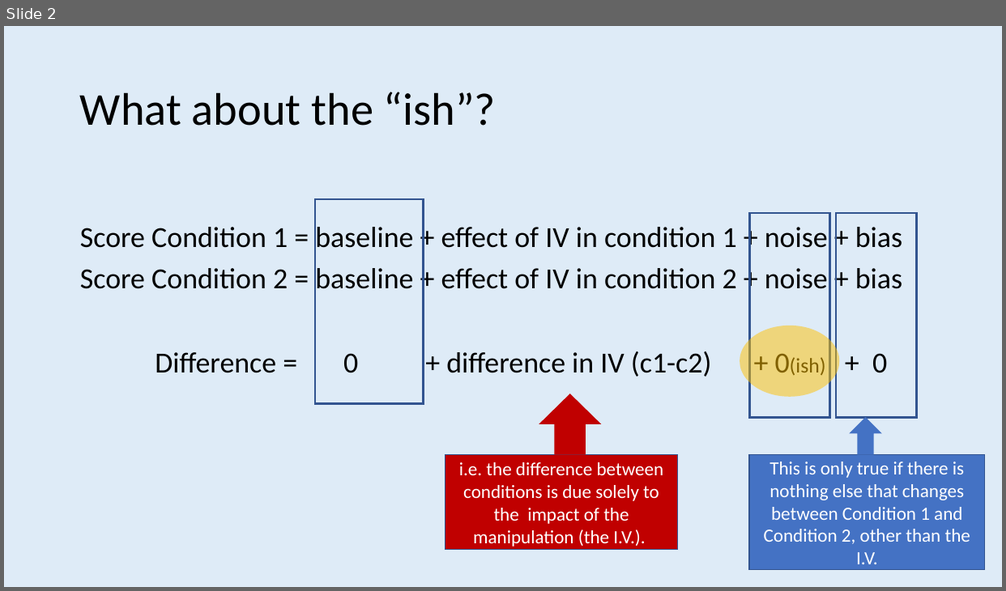
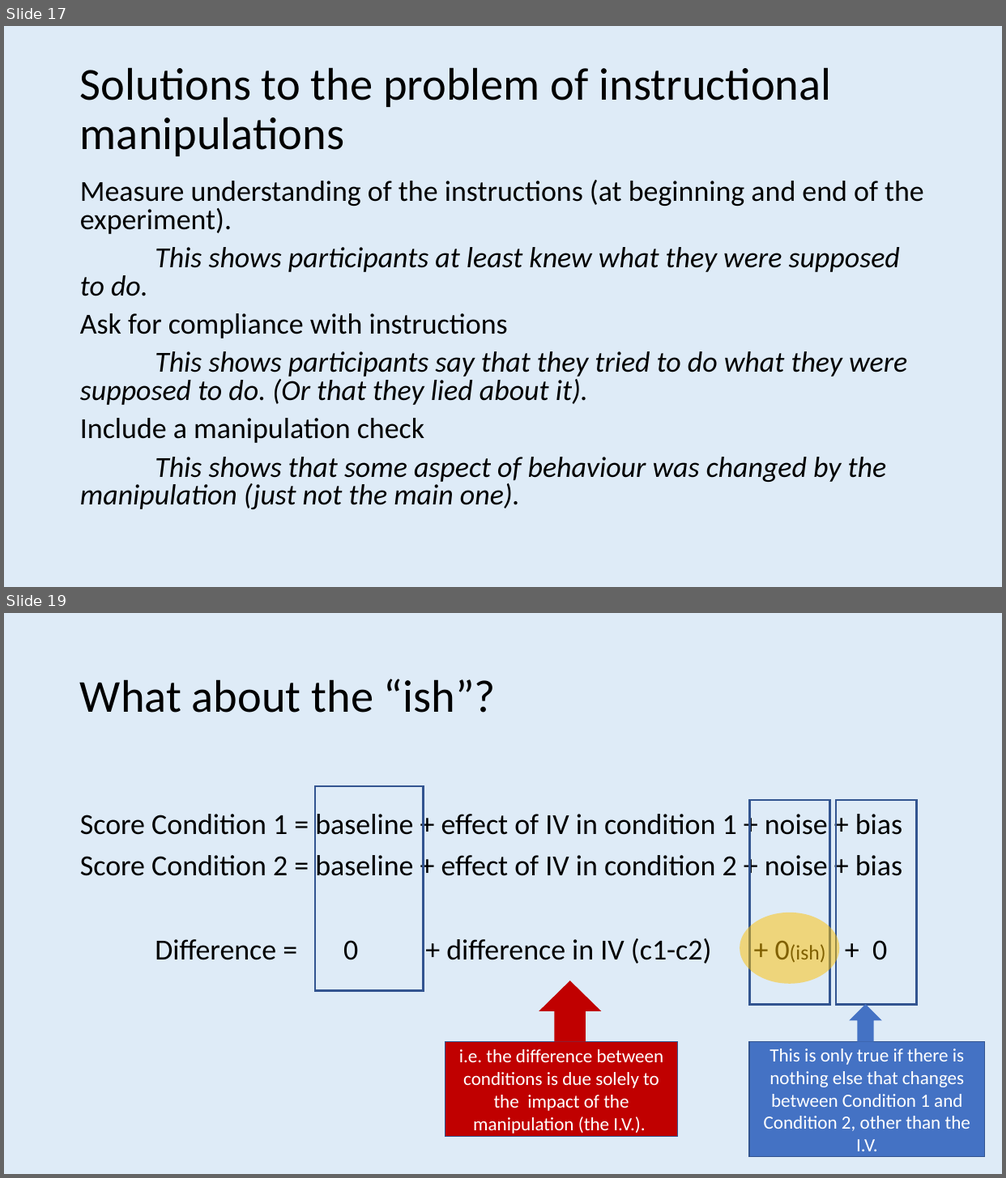
Before and after one commit to ajwills72/rmhealth-found, a slide deck: docs/lecture_4.pptx. Shown one above the other, each under a label of ours: slide 2 before the commit, slides 17 and 19 after it; the slides between them are not shown. The pictures are 1006x591 and 1006x1178 pixels, drawn with LibreOffice and Linux fonts; fonts in the diff are those of the drawing. Boxes give left, top, right and bottom in pixels: in the first picture for what was removed or moved away, otherwise in the second. Text is boxed around its words. In the diff, an @@ line names an element or a change of style, - is before the commit and + after.

```diff
--- a/docs/lecture_4.pptx
+++ b/docs/lecture_4.pptx
@@ slide 17 added at <box>4,26,1002,587</box>, background #DEEBF7 @@
@@ title added at <box>80,67,832,156</box>, 44 pt, text #000000 @@
+Solutions to the problem of instructional manipulations
@@ text added at <box>80,180,924,510</box>, 28 pt, text #000000, italic @@
+Measure understanding of the instructions (at beginning and end of the experiment).
+This shows participants at least knew what they were supposed to do.
+Ask for compliance with instructions
+This shows participants say that they tried to do what they were supposed to do. (Or that they lied about it).
+Include a manipulation check
+This shows that some aspect of behaviour was changed by the manipulation (just not the main one).
@@ what was slide 2 is now slide 19 @@
```
Also in this commit, not shown: 17 other slides added, 9 slides removed.
